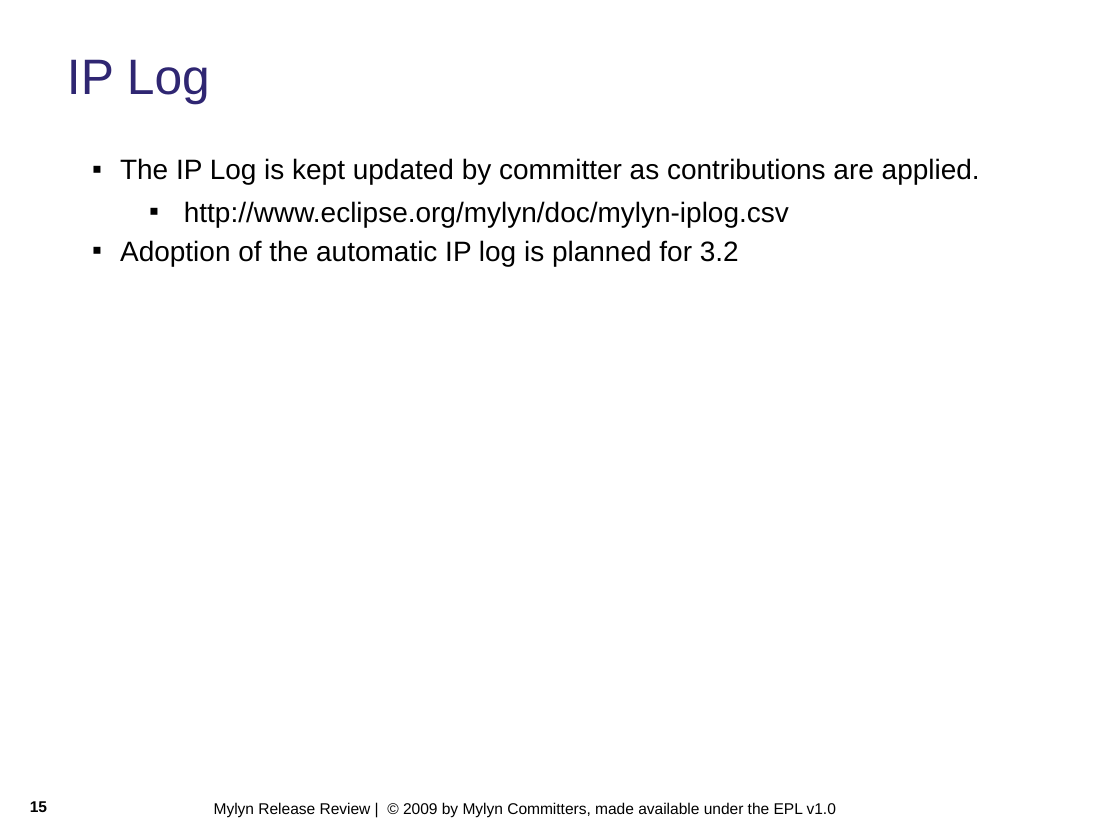
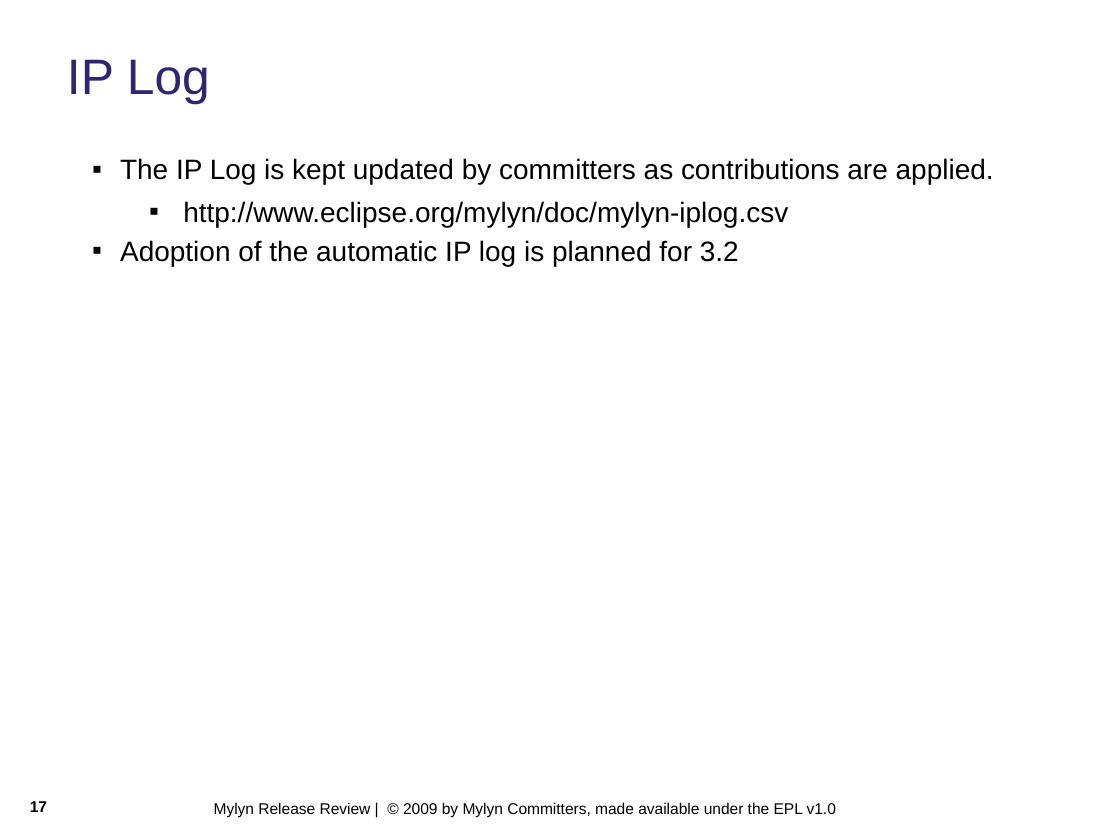
Before and after one commit to eclipse-mylyn/mylyn-website, a slide deck: slide 17 of publications/2009-03-mylyn-3.1-release-review.ppt (slide 15 before the commit). Drawn at 1120x840 pixels with LibreOffice and Linux fonts; fonts in the diff are those of the drawing; background and template pictures are left out. Boxes give left, top, right and bottom in pixels: in the first picture for what was removed or moved away, otherwise in the second. Text is boxed around its words. In the diff, an @@ line names an element or a change of style, - is before the commit and + after.

```diff
--- a/publications/2009-03-mylyn-3.1-release-review.ppt
+++ b/publications/2009-03-mylyn-3.1-release-review.ppt
@@ text at [120, 158, 994, 185]: text changed @@
-▪ The IP Log is kept updated by committer as contributions are applied.
+▪ The IP Log is kept updated by committers as contributions are applied.
@@ page number at [30, 801, 47, 812]: text changed @@
-15
+17
```
Also in this commit, not shown: 13 other slides changed, 3 slides added, 1 slide removed.
